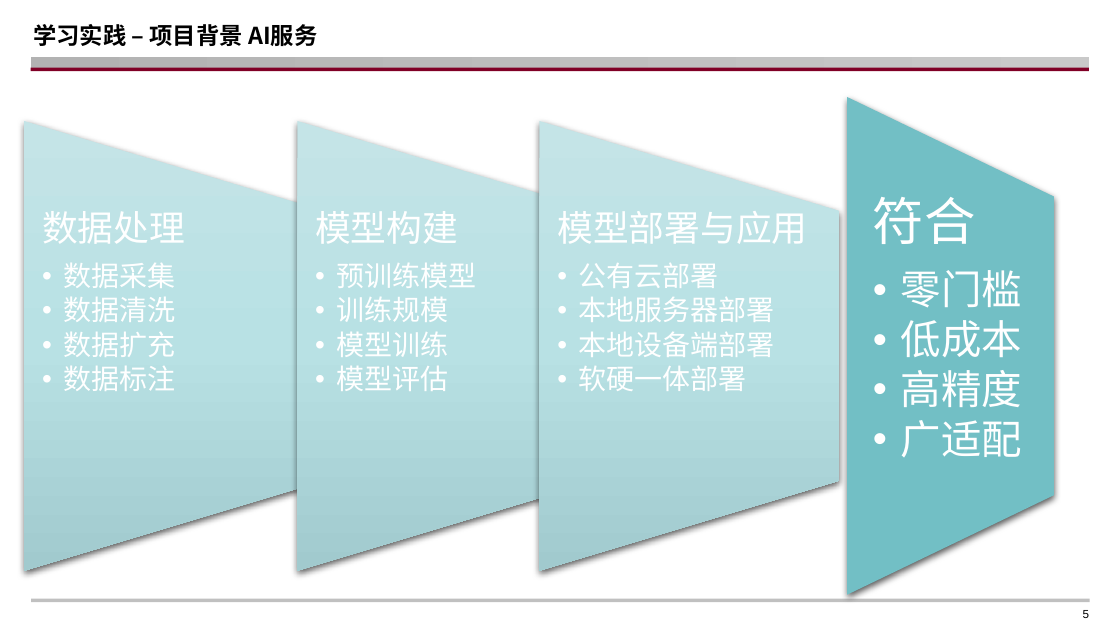
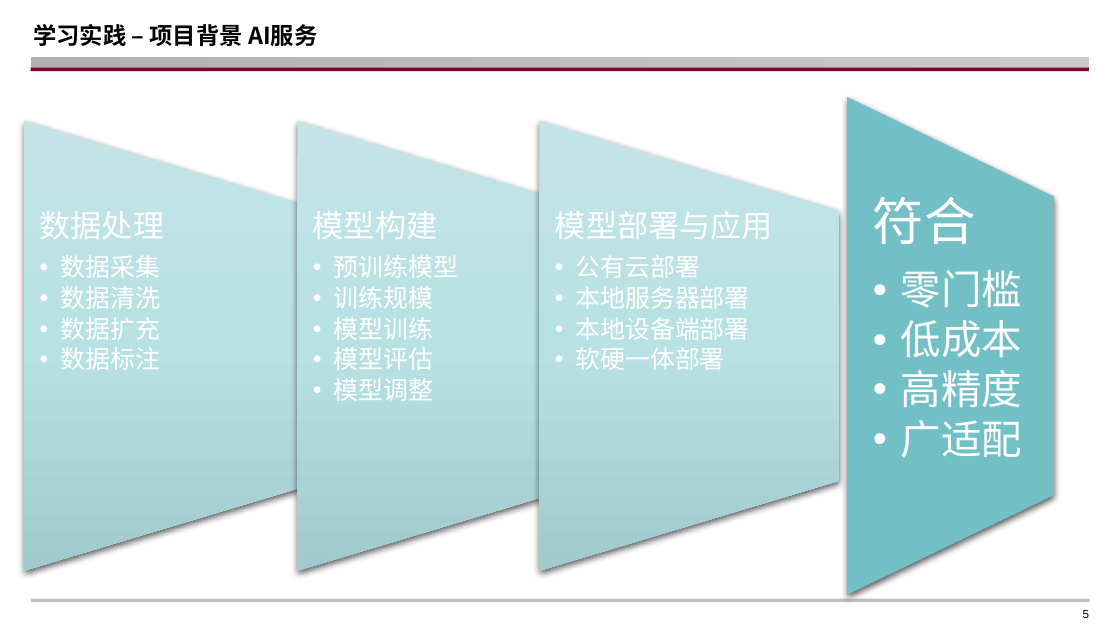
Before and after one commit to WSpie/Tour_plan_Flask, a slide deck: slide 5 of Internship_presentation_LipaiHuang.pptx. Drawn at 1120x630 pixels with LibreOffice and Linux fonts; fonts in the diff are those of the drawing; background and template pictures are left out. Boxes give left, top, right and bottom in pixels: in the first picture for what was removed or moved away, otherwise in the second. Text is boxed around its words. In the diff, an @@ line names an element or a change of style, - is before the commit and + after.

```diff
--- a/Internship_presentation_LipaiHuang.pptx
+++ b/Internship_presentation_LipaiHuang.pptx
@@ text "数据处理" at (40, 211, 165, 370): size 23 to 20 pt in "数据处理"; size 18 to 16 pt in "数据采集", "数据清洗", "数据扩充", "数据标注"; less space between paragraphs; bullet •• to • @@
@@ text at (313, 211, 458, 370): size 23 to 20 pt in "模型构建"; size 18 to 16 pt in "预训练模型", "训练规模", "模型训练", "模型评估"; less space between paragraphs; bullet •• to • @@
@@ text "模型部署与应用" at (555, 211, 773, 370): size 23 to 20 pt in "模型部署与应用"; size 18 to 16 pt in "公有云部署", "本地服务器部署", "本地设备端部署", "软硬一体部署"; less space between paragraphs; bullet •• to • @@
@@ text at (334, 378, 433, 401): paragraph added @@
+  • 模型调整
```
Also in this commit, not shown: 7 other slides changed, 1 slide added, 3 slides removed.
